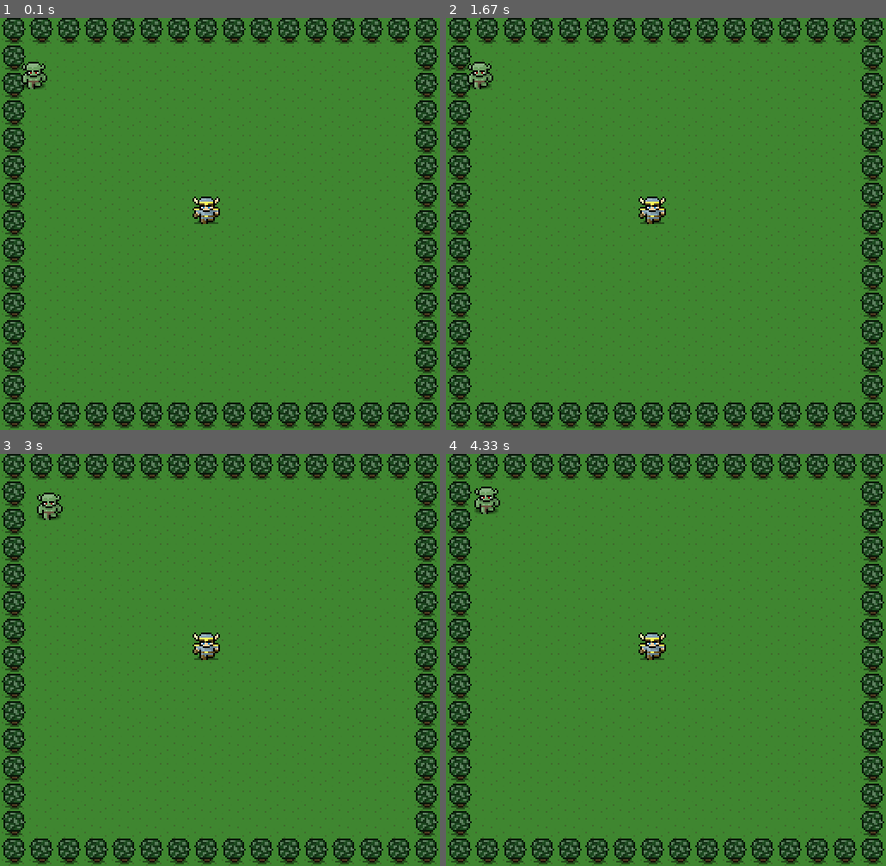
Above: before the commit, frames 1-4 (two rows, left to right).
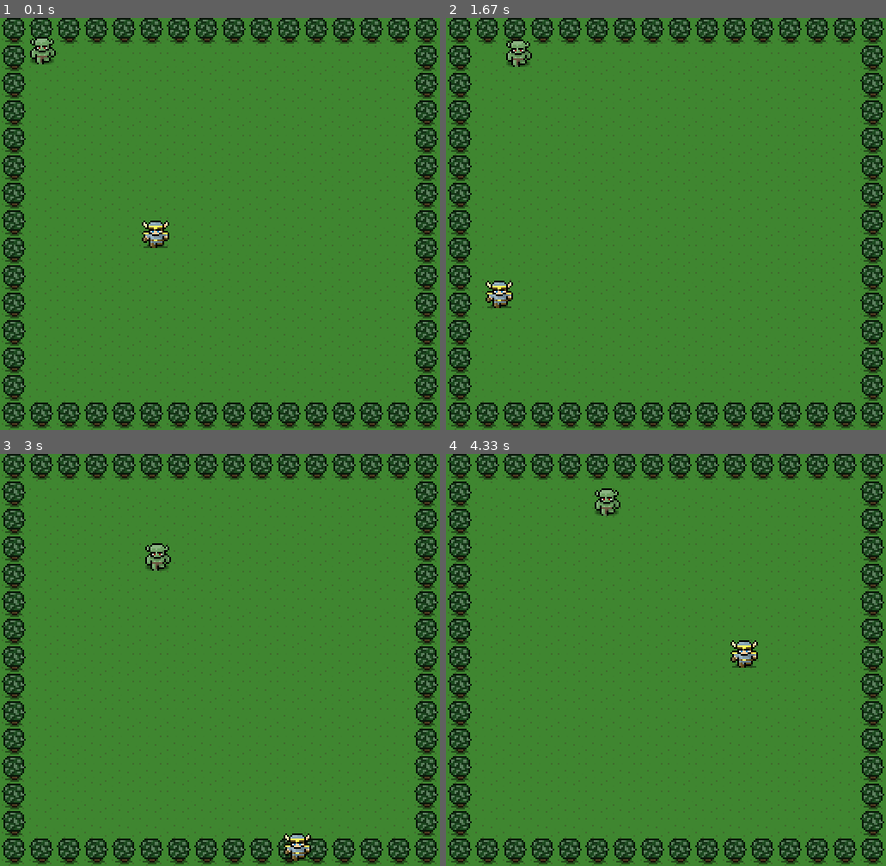
Above: after the commit, the same moments.

Repository: Kllicks/MyPyGame1
Game: pygame game, started from game.py
Two runs of this game, one before a commit and one after it. Both use one fixed random seed, a clock stepped at 60 frames per second and the inputs below.
Inputs:
- Up to frame 1 (0.1 s): no input
- Up to frame 2 (1.67 s): no input
- Up to frame 3 (3 s): no input
- Up to frame 4 (4.33 s): no input

The runs differ from the first frame. In frame 1, 1.3% of the frame differs, in the area x 4-50%, y 5-56%; in frame 2, 1.3%; in frame 3, 1.3%; in frame 4, 1.3%, in the area x 6-71%, y 7-52%.

Commit message:
adds classes for hero and goblini

Diff:
--- a/game.py
+++ b/game.py
@@ -1,6 +1,19 @@
 import pygame
 import time
 import random
+
+class Character:
+    def __init__(self, x, y):
+        self.x = x
+        self.y = y
+        self.speed_x = 5
+        self.speed_y = 5
+        self.size = 32
+
+class Hero(Character):
+    def __init__(self, x, y):
+        self.x = 1
+        self.y = 1
 
 def main():
     width = 512
@@ -18,6 +31,8 @@
     monster_image = pygame.image.load('images/monster.png').convert_alpha()
     monster_x = 36
     monster_y = 36
+    hero_x = 224
+    hero_y = 208
     stop_game = False
     while not stop_game:
         for event in pygame.event.get():
@@ -31,6 +46,8 @@
         # Game logic
         monster_x += random.randint(-20, 20)
         monster_y += random.randint(-20,20)
+        hero_x += random.randint(-50, 50)
+        hero_y += random.randint(-50, 50)
         if monster_x > width:
             monster_x = 0
         if monster_x < 0:
@@ -39,16 +56,24 @@
             monster_y = 0
         if monster_y < 0:
             monster_y = height
+        if hero_x > (width - 36):
+            hero_x = (width - 36)
+        if hero_x < 36:
+            hero_x = 36
+        if hero_y > (height - 36):
+            hero_y = (height - 36)
+        if hero_y < 36:
+            hero_y = 36
         # Draw background
         screen.fill(blue_color)
 
         # Game display
         screen.blit(background_image, (0, 0))
-        screen.blit(hero_image, (224, 208))
+        screen.blit(hero_image, (hero_x, hero_y))
         screen.blit(monster_image, (monster_x, monster_y))
         pygame.display.update()
         clock.tick(60)
-        time.sleep(2)
+        # time.sleep(2)
 
     pygame.quit()
 
